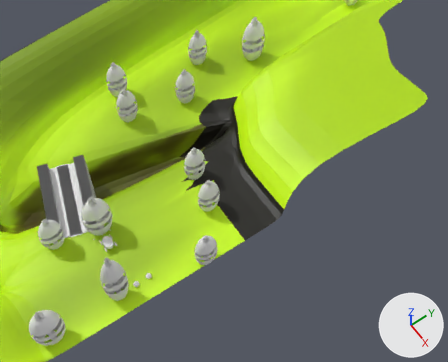
An edit to the Blender file raw/levels.blend, drawn before and after from the same camera.
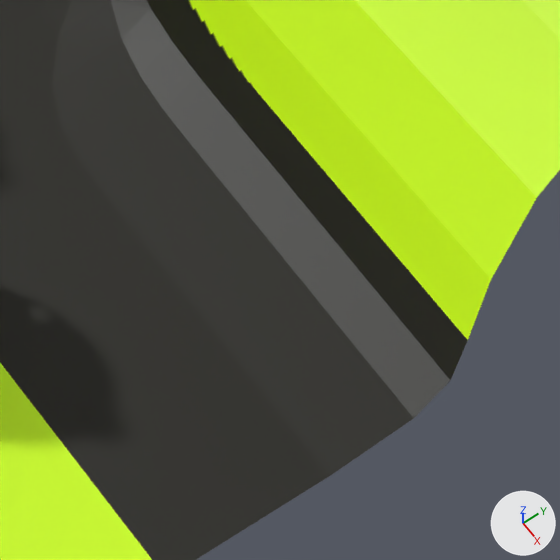
There are two pictures of each version: one from a 50 mm camera at (49.2, -12.6, 107.2) aimed at (-3.6, 24.9, 3.2), one close up on the part from 50% to 66% of the width and 46% to 66% of the height. Arrows for +X, +Y and +Z are at lower right; the lights stay in place.

The first close-up shows 'ground_visual'.
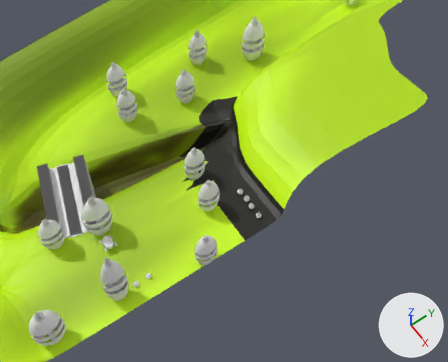
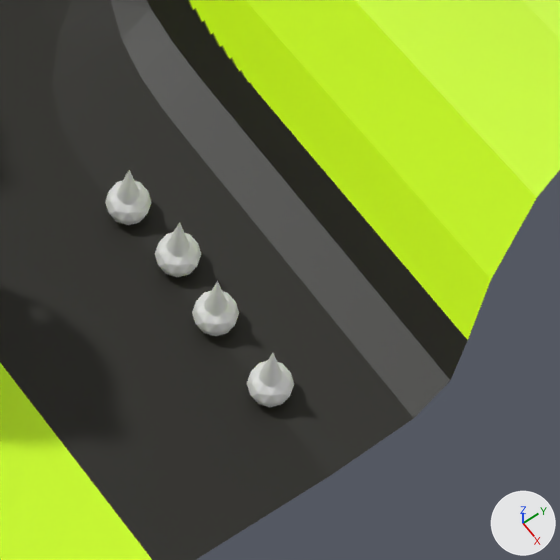
Changed parts and their boxes (x1, y1, x2, y2) in the close-ups (560 x 560 px):
'Guy_Soldier.001', added
    after: (247, 353, 294, 407)
'Guy_Soldier.002', added
    after: (192, 281, 239, 336)
'Guy_Soldier.004', added
    after: (155, 222, 201, 277)
'Guy_Soldier.003', added
    after: (105, 170, 152, 225)

What changed in the scene script:
```text
Add me_carriermesh_001:
    me_carriermesh_001.from_pydata(...)  # 280 vertices, 276 faces; spans x -1.61..1.89, y -1.95..1.57, z -1.63..11.88
Add col_guy_soldier:
    col_guy_soldier = bpy.data.collections.new('Guy_Soldier')
    col_guy_soldier.instance_offset = (50.0, 0.0, 0.0)
    col_guy_soldier.objects.link(ob_icosphere_002)
    col_guy_soldier.objects.link(ob_carryierguy_001)
    col_guy_soldier.objects.link(ob_icosphere_003)
Add ob_guy_soldier_004:
    ob_guy_soldier_004 = bpy.data.objects.new('Guy_Soldier.004', None)
    ob_guy_soldier_004.location = (0.98, 27.21, 0.12)
    ob_guy_soldier_004.scale = (0.174, 0.174, 0.174)
    ob_guy_soldier_004.instance_type = 'COLLECTION'
    ob_guy_soldier_004.instance_collection = col_guy_soldier
Add ob_icosphere_003:
    ob_icosphere_003 = bpy.data.objects.new('Icosphere.003', me_icosphere.copy())  # the mesh of ob_icosphere_001
    ob_icosphere_003.parent = ob_carryierguy_001
    ob_icosphere_003.matrix_parent_inverse = Matrix(((1.0, 0.0, 0.0, -30.22), (0.0, 1.0, 0.0, 0.087), (0.0, 0.0, 1.0, 0.0), (0.0, 0.0, 0.0, 1.0)))
    ob_icosphere_003.location = (30.22, -0.087, 2.175)
Add ob_carryierguy_001:
    ob_carryierguy_001 = bpy.data.objects.new('CarryierGuy.001', None)
    ob_carryierguy_001.location = (50.0, -0.087, 0.0)
Add ob_icosphere_002:
    ob_icosphere_002 = bpy.data.objects.new('Icosphere.002', me_carriermesh_001)
    ob_icosphere_002.location = (50.0, -0.087, 0.0)
Add ob_guy_soldier_003:
    ob_guy_soldier_003 = bpy.data.objects.new('Guy_Soldier.003', None)
    ob_guy_soldier_003.location = (-1.02, 27.1, 0.12)
    ob_guy_soldier_003.scale = (0.174, 0.174, 0.174)
    ob_guy_soldier_003.instance_type = 'COLLECTION'
    ob_guy_soldier_003.instance_collection = col_guy_soldier
Add ob_guy_soldier_002:
    ob_guy_soldier_002 = bpy.data.objects.new('Guy_Soldier.002', None)
    ob_guy_soldier_002.location = (2.93, 26.97, 0.12)
    ob_guy_soldier_002.scale = (0.174, 0.174, 0.174)
    ob_guy_soldier_002.instance_type = 'COLLECTION'
    ob_guy_soldier_002.instance_collection = col_guy_soldier
Add ob_guy_soldier_001:
    ob_guy_soldier_001 = bpy.data.objects.new('Guy_Soldier.001', None)
    ob_guy_soldier_001.location = (5.38, 26.87, 0.11)
    ob_guy_soldier_001.scale = (0.174, 0.174, 0.174)
    ob_guy_soldier_001.instance_type = 'COLLECTION'
    ob_guy_soldier_001.instance_collection = col_guy_soldier
```
